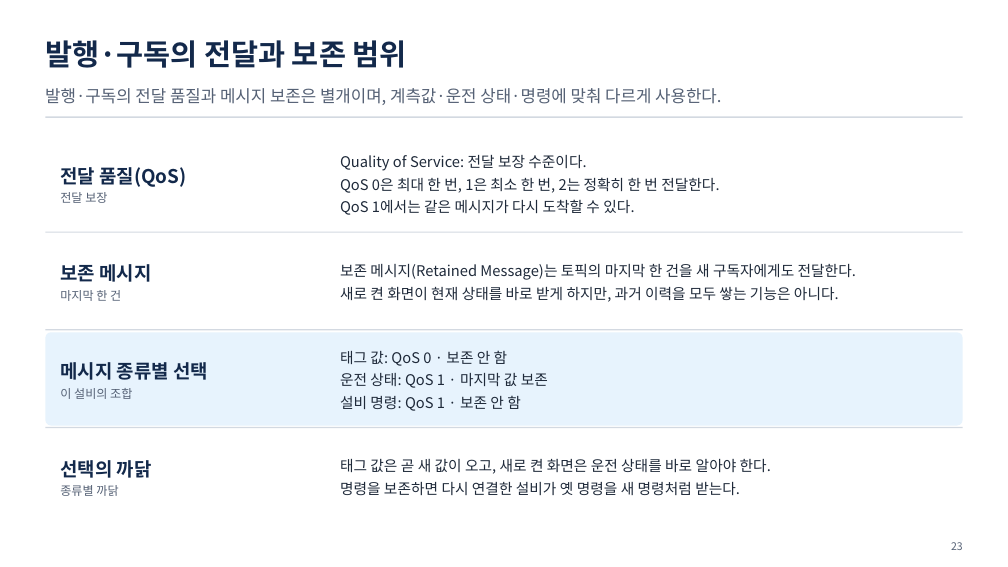
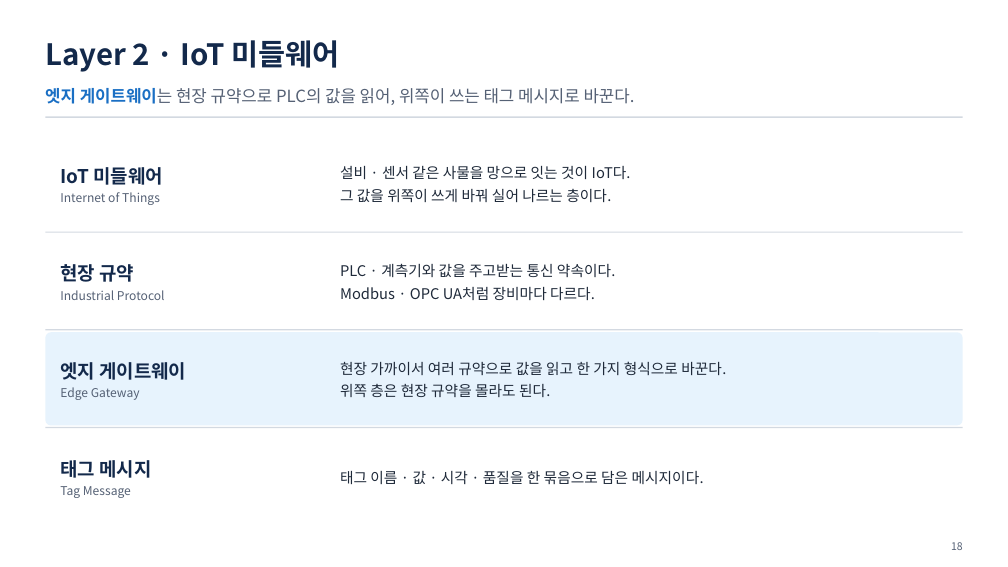
Before and after one commit to uengine-oss/hyd-iot-edu, a slide deck: slide 18 of workspace/강의제작/산출물/실전반/이론/01회차/실전반_01일차.pptx (slide 23 before the commit). Drawn at 1008x567 pixels with LibreOffice and Linux fonts; fonts in the diff are those of the drawing. Boxes give left, top, right and bottom in pixels: in the first picture for what was removed or moved away, otherwise in the second. Text is boxed around its words. In the diff, an @@ line names an element or a change of style, - is before the commit and + after.

Commit message:
실전반 1회차를 통합반 확정판과 같게: 조립.py 덱 원고 74장 · PPTX(표지 과정 이름만) · 대본 세 편(머리만) · 구성

```diff
--- a/workspace/강의제작/산출물/실전반/이론/01회차/실전반_01일차.pptx
+++ b/workspace/강의제작/산출물/실전반/이론/01회차/실전반_01일차.pptx
@@ text at <box>45,40,340,72</box>: text changed @@
-발행·구독의 전달과 보존 범위
+Layer 2 · IoT 미들웨어
@@ text at <box>45,88,635,105</box>: text changed @@
-발행·구독의 전달 품질과 메시지 보존은 별개이며, 계측값·운전 상태·명령에 맞춰 다르게 사용한다.
+엣지 게이트웨이는 현장 규약으로 PLC의 값을 읽어, 위쪽이 쓰는 태그 메시지로 바꾼다.
@@ text added at <box>60,167,163,205</box>, 11.5 pt, text #556175 @@
+IoT 미들웨어
+Internet of Things
@@ text at <box>340,166,631,202</box>: text changed @@
-태그 값은 곧 새 값이 오고, 새로 켠 화면은 운전 상태를 바로 알아야 한다.
-명령을 보존하면 다시 연결한 설비가 옛 명령을 새 명령처럼 받는다.
+설비 · 센서 같은 사물을 망으로 잇는 것이 IoT다.
+그 값을 위쪽이 쓰게 바꿔 실어 나르는 층이다.
@@ text at <box>60,264,165,300</box>: text changed; size 18 to 11.5 pt; text colour #13294B to #556175; bold off @@
-전달 품질(QoS)
-전달 보장
+현장 규약
+Industrial Protocol
@@ text removed at <box>60,264,151,301</box> @@
-보존 메시지
-마지막 한 건
@@ text at <box>340,263,616,300</box>: text changed @@
-Quality of Service: 전달 보장 수준이다.
-QoS 0은 최대 한 번, 1은 최소 한 번, 2는 정확히 한 번 전달한다.
-QoS 1에서는 같은 메시지가 다시 도착할 수 있다.
+PLC · 계측기와 값을 주고받는 통신 약속이다.
+Modbus · OPC UA처럼 장비마다 다르다.
@@ text at <box>60,362,186,400</box>: text changed; size 14 to 11.5 pt; text colour #1F2A3A to #556175 @@
-보존 메시지(Retained Message)는 토픽의 마지막 한 건을 새 구독자에게도 전달한다.
-새로 켠 화면이 현재 상태를 바로 받게 하지만, 과거 이력을 모두 쌓는 기능은 아니다.
+엣지 게이트웨이
+Edge Gateway
@@ text added at <box>340,361,726,397</box>, 14 pt, text #1F2A3A @@
+현장 가까이서 여러 규약으로 값을 읽고 한 가지 형식으로 바꾼다.
+위쪽 층은 현장 규약을 몰라도 된다.
@@ text at <box>60,460,151,498</box>: text changed; size 18 to 11.5 pt; text colour #13294B to #556175; bold off @@
-메시지 종류별 선택
-이 설비의 조합
+태그 메시지
+Tag Message
@@ text removed at <box>60,460,152,496</box> @@
-선택의 까닭
-종류별 까닭
@@ text at <box>340,471,704,484</box>: text changed @@
-태그 값: QoS 0 · 보존 안 함
-운전 상태: QoS 1 · 마지막 값 보존
-설비 명령: QoS 1 · 보존 안 함
+태그 이름 · 값 · 시각 · 품질을 한 묶음으로 담은 메시지이다.
@@ text at <box>951,542,963,550</box>: text changed @@
-23
+18
```
Also in this commit, not shown: 42 other slides changed, 27 slides added, 43 slides removed, 9 other files.
